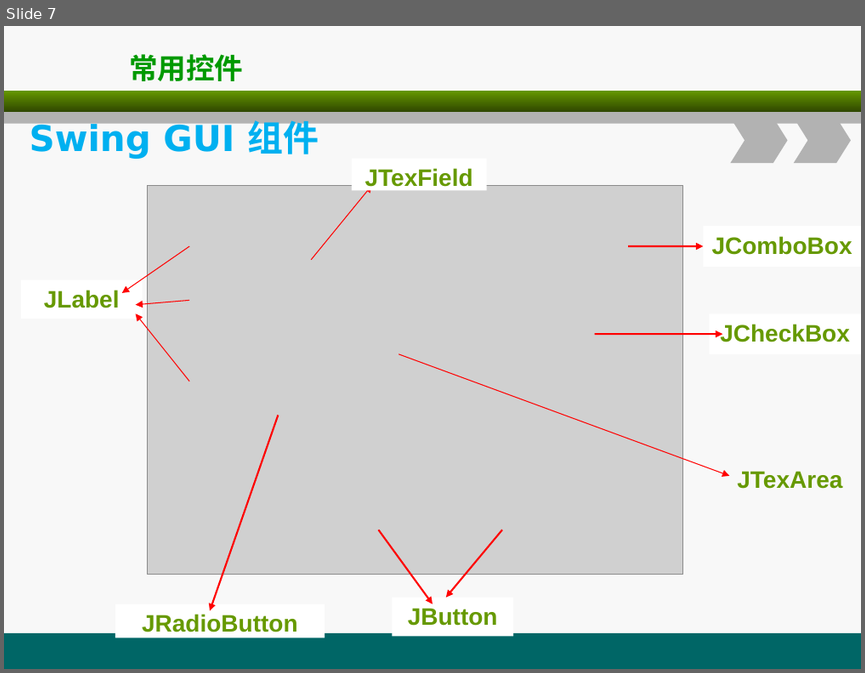
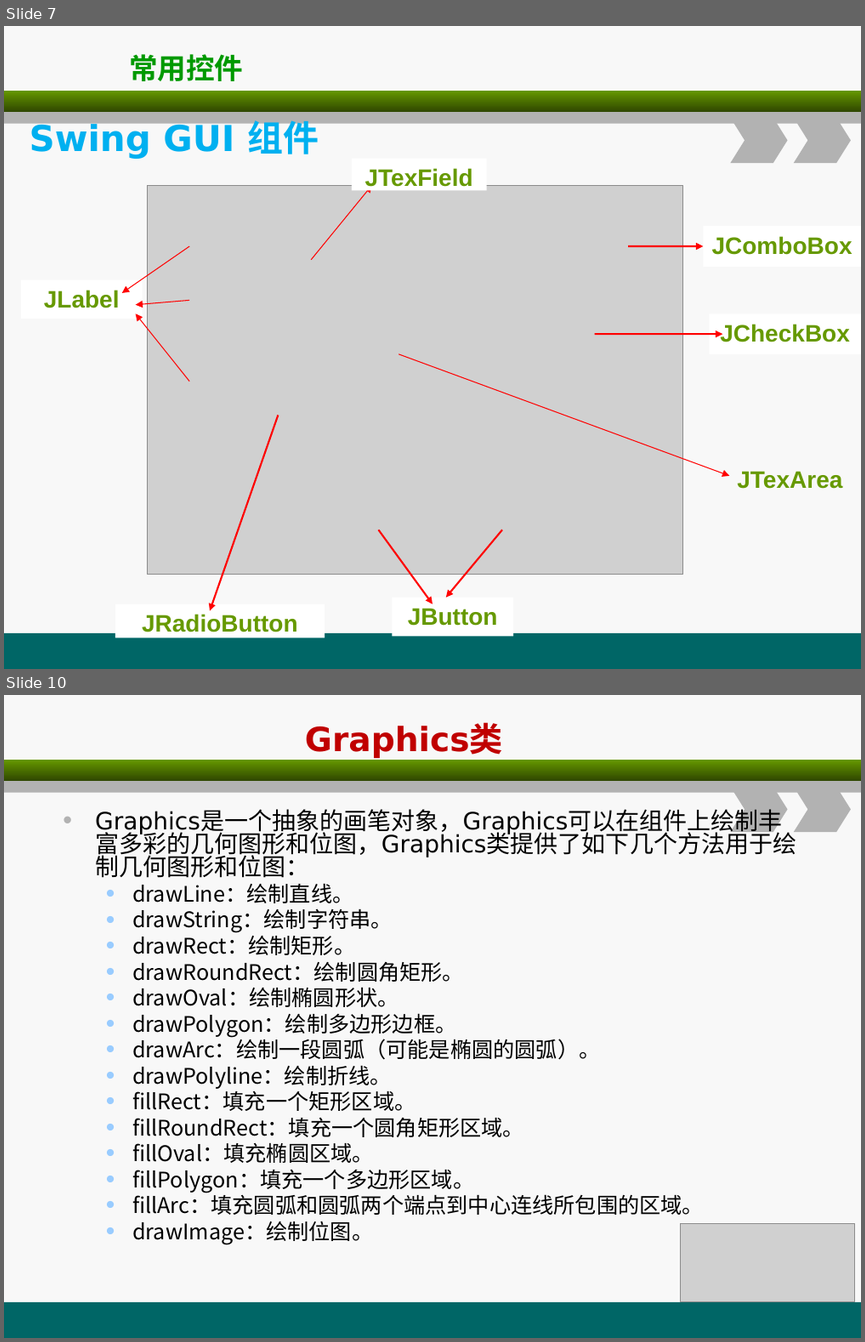
Before and after one commit to christwei/gitDoc, a slide deck: 课件/环宇/javaSE进阶/B1.ppt. Shown one above the other, each under a label of ours: slide 7 before the commit, slides 7 and 10 after it; the slides between them are not shown. The pictures are 865x673 and 865x1342 pixels, drawn with LibreOffice and Linux fonts; fonts in the diff are those of the drawing; grey boxes stand for pictures. Boxes give left, top, right and bottom in pixels: in the first picture for what was removed or moved away, otherwise in the second. Text is boxed around its words. In the diff, an @@ line names an element or a change of style, - is before the commit and + after.

```diff
--- a/课件/环宇/javaSE进阶/B1.ppt
+++ b/课件/环宇/javaSE进阶/B1.ppt
@@ slide 10 added at <box>4,695,861,1338</box>, background #F8F8F8; not listed: 5 template elements that a slide beside it also shows @@
@@ title added at <box>305,724,503,758</box>, 28 pt, text #C00000, bold @@
+Graphics类
@@ text added at <box>95,811,783,1244</box>, 18 pt, text #000000 @@
+• Graphics是一个抽象的画笔对象，Graphics可以在组件上绘制丰富多彩的几何图形和位图，Graphics类提供了如下几个方法用于绘制几何图形和位图：
+  • drawLine：绘制直线。
+  • drawString：绘制字符串。
+  • drawRect：绘制矩形。
+  • drawRoundRect：绘制圆角矩形。
+  • drawOval：绘制椭圆形状。
+  • drawPolygon：绘制多边形边框。
+  • drawArc：绘制一段圆弧（可能是椭圆的圆弧）。
+  • drawPolyline：绘制折线。
+  • fillRect：填充一个矩形区域。
+  • fillRoundRect：填充一个圆角矩形区域。
+  • fillOval：填充椭圆区域。
+  • fillPolygon：填充一个多边形区域。
+  • fillArc：填充圆弧和圆弧两个端点到中心连线所包围的区域。
+  • drawImage：绘制位图。
@@ picture added at <box>680,1224,855,1303</box> @@
```
Also in this commit, not shown: 1 slide changed, 4 other slides added, 13 other files.
